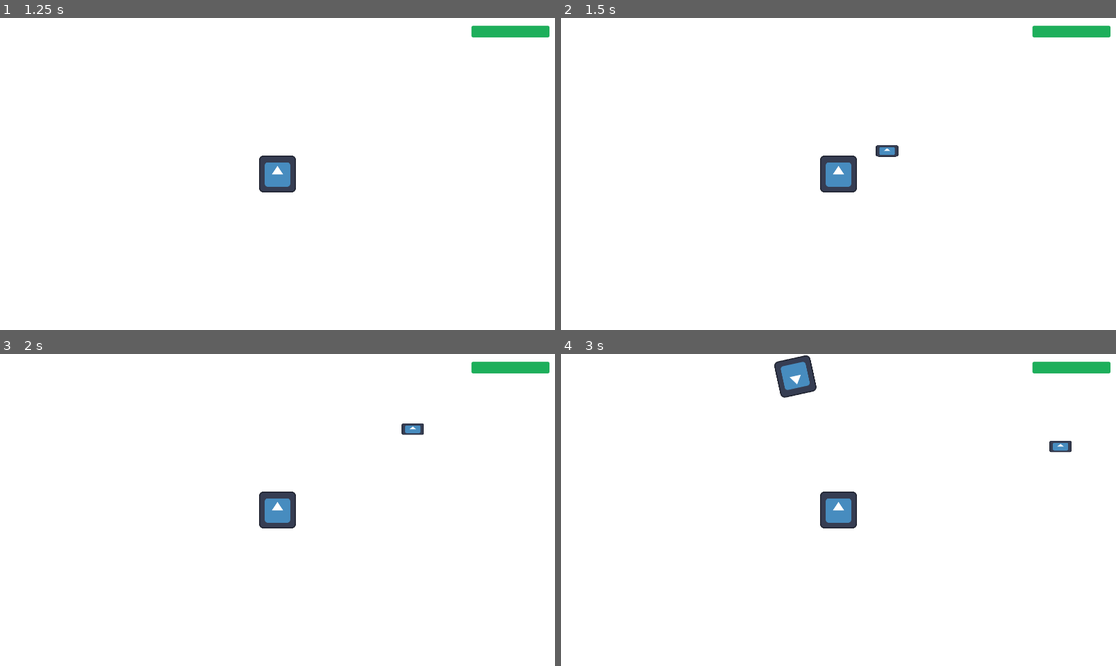
Above: before the commit, frames 1-4 (two rows, left to right).
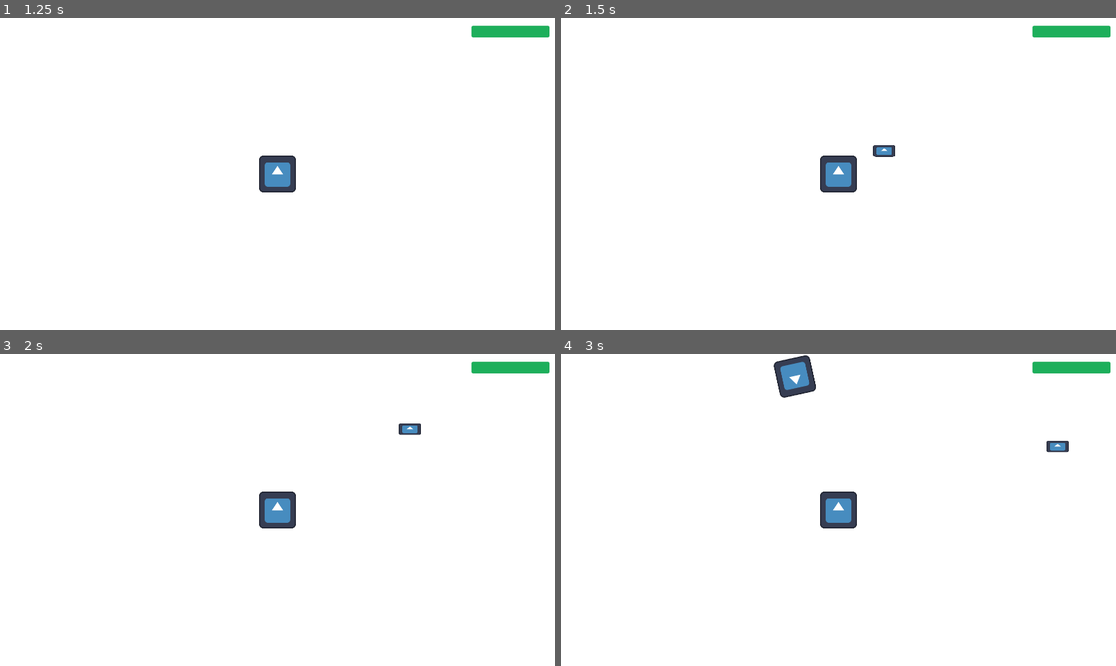
Above: after the commit, the same moments.

Repository: webermael/Informatikprojekt
Game: Godot game, scene res://game.tscn
Two runs of this game, one before a commit and one after it. Both use one fixed random seed, a clock stepped at 60 frames per second and the inputs below. The engine's default icon, where the game draws it, is replaced by a stand-in: a white triangle on a blue panel in a dark square.
Inputs:
- Up to frame 1 (1.25 s): tap Enter at 0.5 s; hold Right (ui_right) from 0.53 s (still down)
- Up to frame 2 (1.5 s): tap Space at 1.25 s; release Right (ui_right) at 1.28 s; hold Down (ui_down) from 1.28 s (still down)
- Up to frame 3 (2 s): keep holding Down (ui_down)
- Up to frame 4 (3 s): release Down (ui_down) at 2.03 s; hold Right (ui_right) 2.03-2.78 s; hold Up (ui_up) from 2.78 s (still down)

Frame 1 is identical in both runs. In frame 2, less than 0.1% of the frame differs, in the area x 56-61%, y 40-45%; in frame 3, less than 0.1%; in frame 4, 0.2%, in the area x 38-92%, y 0-32%.

Commit message:
first commit

Diff:
--- a/Player.gd
+++ b/Player.gd
@@ -28,7 +28,7 @@
 func _on_immunity_frames_timeout():
 		$Hitbox/HitboxCollision.scale.x = 1
 
-func _physics_process(delta):
+func _process(delta):
 	var input_direction = Input.get_vector("ui_left", "ui_right", "ui_up", "ui_down")
 	velocity = input_direction * SPEED
 
--- a/player.tscn
+++ b/player.tscn
@@ -2,7 +2,7 @@
 
 [ext_resource type="Script" path="res://player.gd" id="1_kl8id"]
 [ext_resource type="Texture2D" uid="uid://b6djpocinrc2f" path="res://icon.svg" id="2_205pd"]
-[ext_resource type="PackedScene" uid="uid://bfhg3wvtl1jcy" path="res://Stab.tscn" id="3_2rbtj"]
+[ext_resource type="PackedScene" uid="uid://bfhg3wvtl1jcy" path="res://stab.tscn" id="3_2rbtj"]
 
 [sub_resource type="CircleShape2D" id="CircleShape2D_wgqdj"]
 radius = 64.0
